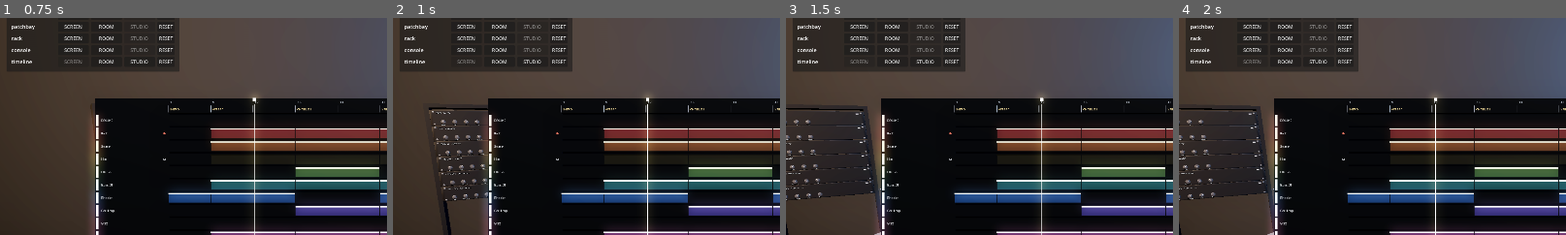
Above: before the commit, frames 1-4 (left to right).
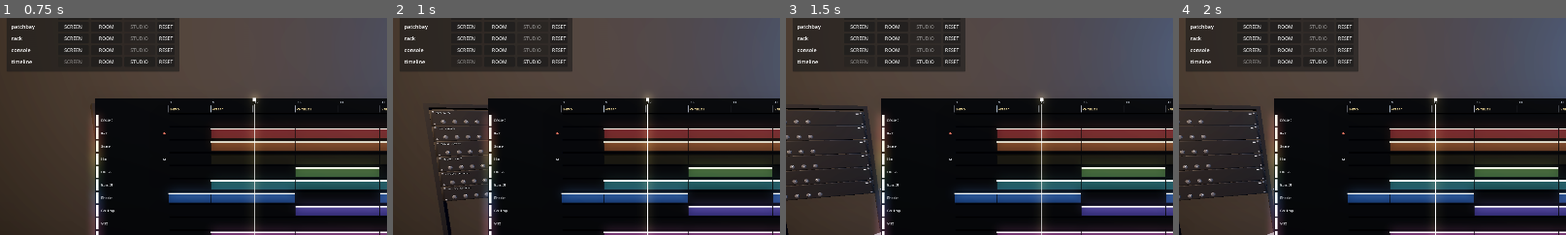
Above: after the commit, the same moments.

Repository: jacob-sabella/gd-dawlings
Game: Godot game, scene res://scenes/bootstrap.tscn
Two runs of this game, one before a commit and one after it. Both use one fixed random seed, a clock stepped at 60 frames per second and the inputs below.
Inputs (mouse positions are % of the whole screen's width and height, from its top left):
- Up to frame 1 (0.75 s): tap Enter at 0.5 s; move the mouse to (72, 45) at 0.52 s; hold D from 0.53 s (still down); tap Tab at 0.6 s; click (72, 45) at 0.67 s
- Up to frame 2 (1 s): keep holding D
- Up to frame 3 (1.5 s): release D at 1.25 s; drag from (30, 55) to (45, 70) at 1.27 s
- Up to frame 4 (2 s): no input
The pictures show only the part of the screen within x 0-50%, y 9-59%; the shares and areas given below are measured in that part.

Frame 1 is identical in both runs. In frame 2, less than 0.1% of the frame differs, in the area x 12-25%, y 48-84%; in frame 3, 0.1%, in the area x 0-10%, y 48-84%; in frame 4, 0.1%.

Commit message:
Text was a third of the drawing, and most of it was too small to read
An ablation settled what lettering costs: hide every Label3D, re-read the
counters, same scene otherwise. 517 labels were 735 of 2,492 draw calls and
0.70ms of a 1.82ms frame at 90 tracks. Thirty percent of the drawing and
nearly forty percent of the time, for text.

It is also the one thing a MultiMesh cannot help with. Every label carries
its own glyph texture, so every label is its own material, so there is
nothing to batch it with -- which follows directly from the counter
microbenchmark in the previous commit.

The trade turned out to be free. Label cost rises as you stand back and more
of the room enters frame; label value falls as you stand back, and falls
faster -- a strip name is a 10mm cap, under five pixels by 1.2m away and
unreadable in a screenshot taken there. So Lettering gives every label a
visibility range ending where its own cap height falls below three pixels,
fading entirely outside the range it could be read in. Through
GeometryInstance3D.visibility_range_end, so it costs no per-frame script and
is decided per camera, which is what makes it right in a headset.

2,492 -> 1,757 draws and 1.82 -> 1.38ms at 90 tracks wide, with nothing
visibly different at 0.8m or 1.8m -- checked, not assumed.

The test walks the whole built studio and insists every label has a range,
rather than testing the helper: a helper that is correct and uncalled is the
real failure mode. Verified by deleting a call site and watching it fail.

655 checks, 0 failed.

Diff:
--- a/core/presentation/surface_handle.gd
+++ b/core/presentation/surface_handle.gd
@@ -93,6 +93,7 @@
 	_caption.outline_size = 0
 	_caption.horizontal_alignment = HORIZONTAL_ALIGNMENT_CENTER
 	_mark_chrome(_caption)
+	Lettering.range_to_legibility(_caption)
 	add_child(_caption)
 
 	grab_started.connect(func(_by): _light(true))
--- a/hardware/console/bank_selector.gd
+++ b/hardware/console/bank_selector.gd
@@ -100,4 +100,5 @@
 	l.modulate = Color(0.86, 0.88, 0.91)
 	l.outline_size = 0
 	l.horizontal_alignment = HORIZONTAL_ALIGNMENT_CENTER
+	Lettering.range_to_legibility(l)
 	return l
--- a/hardware/console/channel_strip.gd
+++ b/hardware/console/channel_strip.gd
@@ -118,6 +118,7 @@
 	l.outline_size = 0
 	l.horizontal_alignment = HORIZONTAL_ALIGNMENT_CENTER
 	l.no_depth_test = false
+	Lettering.range_to_legibility(l)
 	return l
 
 
--- a/hardware/console/master_section.gd
+++ b/hardware/console/master_section.gd
@@ -92,6 +92,7 @@
 	l.modulate = Color(0.88, 0.89, 0.91)
 	l.outline_size = 0
 	l.horizontal_alignment = HORIZONTAL_ALIGNMENT_CENTER
+	Lettering.range_to_legibility(l)
 	return l
 
 
--- /dev/null
+++ b/hardware/lettering.gd
@@ -0,0 +1,65 @@
+class_name Lettering
+extends Object
+
+## When a piece of lettering is too small to read, and what to do about it.
+##
+## Measured, because this is the studio's single largest drawing cost and it was not obvious.
+## An ablation -- hide every Label3D, re-read the counters -- put the 517 labels in a 90-track
+## session at **735 of 2,492 draw calls and 0.70ms of a 1.82ms frame**. Roughly 30% of the
+## drawing and nearly 40% of the time, for text.
+##
+## They are also the one thing a MultiMesh cannot help with. Every Label3D carries its own glyph
+## texture, which makes it its own material, and the renderer batches by material -- so a label
+## is an unbatchable draw call by construction (see docs/architecture.md for the microbenchmark
+## that established this).
+##
+## WHAT IS ACTUALLY BEING TRADED
+##
+## Nothing, at the distances anyone reads at. A console strip's name is a 10mm cap, which on a
+## 850px viewport at 75 degrees subtends about 5.6/d pixels: under five pixels by the time you
+## are 1.2m away, and already unreadable in a screenshot taken there. The cost, meanwhile, only
+## arrives when you stand BACK -- which is exactly when the text stopped saying anything. So
+## the rule is to stop drawing lettering once it is reliably sub-legible, and the saving lands
+## precisely in the case that was expensive.
+##
+## This is done with GeometryInstance3D's own visibility range, so the culling happens on the
+## rendering server with no per-frame script, and it is per-camera -- which is what makes it
+## correct in a headset, where two eyes and a moving head decide independently.
+
+## Cap height, in radians, below which lettering is taken to be unreadable.
+##
+## 0.0054 rad is about 0.31 degrees: three pixels of cap on a 850px viewport at a 75 degree
+## vertical field of view. Three pixels is not a judgement call about taste -- a capital letter
+## three pixels tall cannot carry a glyph. The threshold is deliberately well past the point
+## where text becomes HARD to read and at the point where it becomes impossible, because the
+## failure mode of being too eager is text vanishing while someone was squinting at it.
+const MIN_CAP_ANGLE := 0.0054
+
+## Fades out over the 35% beyond the legibility distance rather than popping. The label is at
+## full opacity for the whole range it can be read in; the fade happens entirely inside the
+## region where it could not be.
+const FADE_MARGIN := 0.35
+
+
+## How tall this label's capitals are, in metres. pixel_size x font_size, which is the whole of
+## how Label3D sizes itself.
+static func cap_height(label: Label3D) -> float:
+	return label.pixel_size * float(label.font_size)
+
+
+## How far away this label can still be read.
+static func legible_to(label: Label3D) -> float:
+	return cap_height(label) / MIN_CAP_ANGLE
+
+
+## Stop drawing this label once nobody could read it anyway.
+##
+## Idempotent and safe to call on a label of any size: a bigger label simply gets a longer
+## range. Call it after font_size and pixel_size are set, because it reads both.
+static func range_to_legibility(label: Label3D) -> void:
+	var readable := legible_to(label)
+	# `end` is where it has finished fading, so it sits beyond `readable` by the margin -- the
+	# label is fully opaque for the entire distance it was legible at.
+	label.visibility_range_end = readable * (1.0 + FADE_MARGIN)
+	label.visibility_range_end_margin = readable * FADE_MARGIN
+	label.visibility_range_fade_mode = GeometryInstance3D.VISIBILITY_RANGE_FADE_SELF
--- a/hardware/patchbay/patch_point.gd
+++ b/hardware/patchbay/patch_point.gd
@@ -91,6 +91,7 @@
 	caption.position = Vector3(0, -RADIUS - 0.006, 0.001)
 	caption.horizontal_alignment = HORIZONTAL_ALIGNMENT_CENTER
 	caption.modulate = Color(0.7, 0.72, 0.74)
+	Lettering.range_to_legibility(caption)
 	add_child(caption)
 
 	var shape := CollisionShape3D.new()
--- a/hardware/rack/rack_unit.gd
+++ b/hardware/rack/rack_unit.gd
@@ -100,6 +100,7 @@
 	_name_label.position = Vector3(-RACK_WIDTH * 0.5 + 0.03, h * 0.5 - 0.016, 0.002)
 	_name_label.horizontal_alignment = HORIZONTAL_ALIGNMENT_LEFT
 	_name_label.modulate = Color(0.85, 0.86, 0.88)
+	Lettering.range_to_legibility(_name_label)
 	add_child(_name_label)
 
 	_bypass = PanelButton.new()
@@ -144,6 +145,7 @@
 		caption.horizontal_alignment = HORIZONTAL_ALIGNMENT_CENTER
 		caption.modulate = Color(0.66, 0.68, 0.7)
 		caption.name = "Caption%d" % slot
+		Lettering.range_to_legibility(caption)
 		add_child(caption)
 
 	for i in _knobs.size():
--- a/hardware/timeline/timeline_surface.gd
+++ b/hardware/timeline/timeline_surface.gd
@@ -393,4 +393,5 @@
 	l.modulate = tint
 	l.outline_size = 0
 	l.vertical_alignment = VERTICAL_ALIGNMENT_CENTER
+	Lettering.range_to_legibility(l)
 	return l
--- a/hardware/transport/tape_deck.gd
+++ b/hardware/transport/tape_deck.gd
@@ -64,6 +64,7 @@
 	_counter.position = Vector3(0, 0.105, 0.002)
 	_counter.modulate = Color(0.45, 0.95, 0.6)
 	_counter.horizontal_alignment = HORIZONTAL_ALIGNMENT_CENTER
+	Lettering.range_to_legibility(_counter)
 	_adopt(_counter)
 
 	_tempo_label = Label3D.new()
@@ -72,6 +73,7 @@
 	_tempo_label.position = Vector3(0, -0.115, 0.002)
 	_tempo_label.modulate = Color(0.7, 0.72, 0.75)
 	_tempo_label.horizontal_alignment = HORIZONTAL_ALIGNMENT_CENTER
+	Lettering.range_to_legibility(_tempo_label)
 	_adopt(_tempo_label)
 
 	var play := PanelButton.new()
--- a/tests/run_tests.gd
+++ b/tests/run_tests.gd
@@ -57,6 +57,7 @@
 	_test_the_project_has_a_shape()
 	_test_the_studio_fits_in_a_frame()
 	_test_many_little_boxes_are_one_object()
+	_test_lettering_stops_when_nobody_can_read_it()
 
 	print("\n%d checks, %d failed" % [_checks, _failures.size()])
 	for f in _failures:
@@ -1542,6 +1543,68 @@
 	small.free()
 
 
+func _test_lettering_stops_when_nobody_can_read_it() -> void:
+	# THE MEASUREMENT THIS EXISTS FOR. An ablation -- hide every Label3D, re-read the counters --
+	# put the 517 labels in a 90-track session at 735 of 2,492 draw calls and 0.70ms of a 1.82ms
+	# frame. Text was the studio's single largest drawing cost, and it is the one thing a
+	# MultiMesh cannot help with: every label carries its own glyph texture, so every label is
+	# its own material and the renderer has nothing to batch it with.
+
+	var l := Label3D.new()
+	l.font_size = 56
+	l.pixel_size = 0.00018
+	close_to("cap height is pixel_size x font_size", Lettering.cap_height(l), 0.01008, 0.000001)
+
+	var far := Lettering.legible_to(l)
+	var small := Label3D.new()
+	small.font_size = 28
+	small.pixel_size = 0.00018
+	check("smaller lettering stops being readable sooner", Lettering.legible_to(small) < far)
+	close_to("and exactly in proportion to its height", Lettering.legible_to(small) * 2.0, far,
+			0.0001)
+
+	Lettering.range_to_legibility(l)
+	# The label must be at FULL opacity for the whole distance it can be read at. A fade that
+	# started inside the readable range would be dimming text someone is reading.
+	close_to("the fade starts only once the text is unreadable",
+			l.visibility_range_end - l.visibility_range_end_margin, far, 0.0001)
+	check("and it has somewhere to fade over", l.visibility_range_end_margin > 0.0)
+	check("it fades rather than popping",
+			l.visibility_range_fade_mode == GeometryInstance3D.VISIBILITY_RANGE_FADE_SELF)
+	# Nothing is culled for being too CLOSE. A label you have walked up to is the one case where
+	# it certainly matters.
+	close_to("nothing is hidden for being near", l.visibility_range_begin, 0.0)
+	l.free()
+	small.free()
+
+	# --- every label, not just the helper ----------------------------------------------------
+	#
+	# The helper being correct is worth little if a site forgets to call it, and a new label is
+	# exactly the kind of thing added without thinking about draw calls. So this walks what the
+	# surfaces actually built and insists on the property for all of it.
+	# A project of its own, because an earlier test may have left the DAW pointing at an empty
+	# one and a studio with no tracks builds no lettering to check.
+	DAW.use(OfflineBackend.new())
+	var studio := Node3D.new()
+	add_child(studio)
+	for surface in [ConsoleSurface.new(), PatchbaySurface.new(), TimelineSurface.new(),
+			RackSurface.new(), TapeDeck.new()]:
+		studio.add_child(surface)
+		# Surfaces batch their rebuild to a frame boundary, and this test does not run one.
+		# Driving _process by hand is what the engine would have done a frame later.
+		(surface as Surface)._process(0.0)
+	var labels := studio.find_children("*", "Label3D", true, false)
+	check("the studio has lettering to check at all", labels.size() > 20)
+	var unranged: Array[String] = []
+	for node in labels:
+		var label := node as Label3D
+		if label.visibility_range_end <= 0.0:
+			unranged.append(label.get_parent().name if label.get_parent() else label.name)
+	check("every label in the studio stops when it cannot be read: %s" % str(unranged.slice(0, 4)),
+			unranged.is_empty())
+	studio.queue_free()
+
+
 func _test_many_little_boxes_are_one_object() -> void:
 	# A console is mostly repetition, and the obvious way to draw repetition is one object each.
 	# At 90 tracks that was 540 button bodies and lamps -- a quarter of everything the studio
--- a/tools/budget.gd
+++ b/tools/budget.gd
@@ -62,8 +62,23 @@
 	if not _active:
 		set_process(false)
 		return
+	_hide_labels = args.has("--hide-labels")
 	# Last, so the scene is up and the backend is installed.
 	await get_tree().process_frame
+
+
+## An ABLATION, not a feature. Hiding every Label3D and re-reading the counters is the only way
+## to find out what the lettering actually costs, as opposed to what counting nodes suggests it
+## costs. Applied after the warmup so the surfaces have finished building the labels first.
+var _hide_labels := false
+
+
+func _ablate() -> void:
+	var n := 0
+	for node in get_tree().root.find_children("*", "Label3D", true, false):
+		(node as Label3D).visible = false
+		n += 1
+	print("BUDGET.ablation hid %d labels" % n)
 
 
 var _delta_ms := 0.0
@@ -75,6 +90,8 @@
 	_delta_ms = delta * 1000.0
 	_frames += 1
 	if _frames <= WARMUP:
+		if _frames == WARMUP and _hide_labels:
+			_ablate()
 		return
 	# WALL CLOCK, from delta.
 	#
Not shown, added: hardware/lettering.gd.uid
Not shown, changed: docs/architecture.md
Not shown, changed: docs/loop_backlog.md
